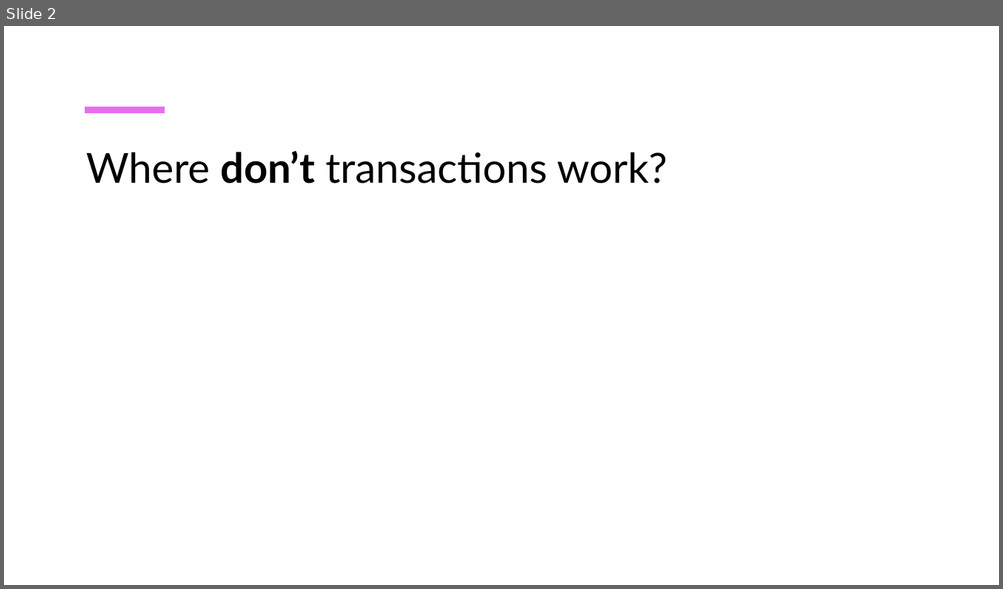
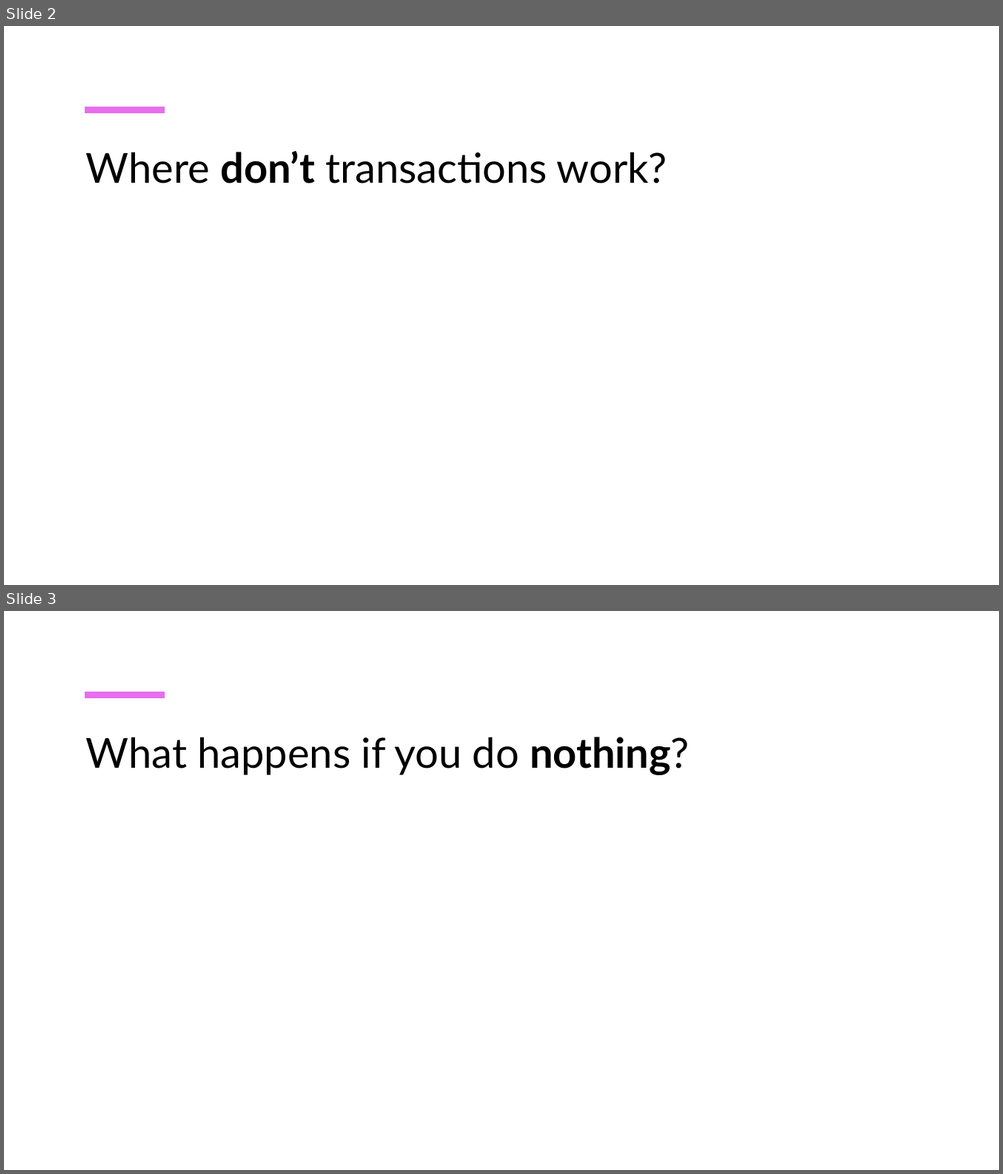
Before and after one commit to MerrionComputing/Presentations, a slide deck: Transactions don’t exist.pptx. Shown one above the other, each under a label of ours: slide 2 before the commit, slides 2 and 3 after it. The pictures are 1003x589 and 1003x1174 pixels, drawn with LibreOffice and Linux fonts; fonts in the diff are those of the drawing. Boxes give left, top, right and bottom in pixels: in the first picture for what was removed or moved away, otherwise in the second. Text is boxed around its words. In the diff, an @@ line names an element or a change of style, - is before the commit and + after.

```diff
--- a/Transactions don’t exist.pptx
+++ b/Transactions don’t exist.pptx
@@ slide 3 added at (4,611,999,1170), background #FFFFFF; not listed: 1 template element that a slide beside it also shows @@
@@ title added at (86,737,689,775), 40 pt, text #000000 @@
+What happens if you do nothing?
```
Also in this commit, not shown: 2 other slides added.
